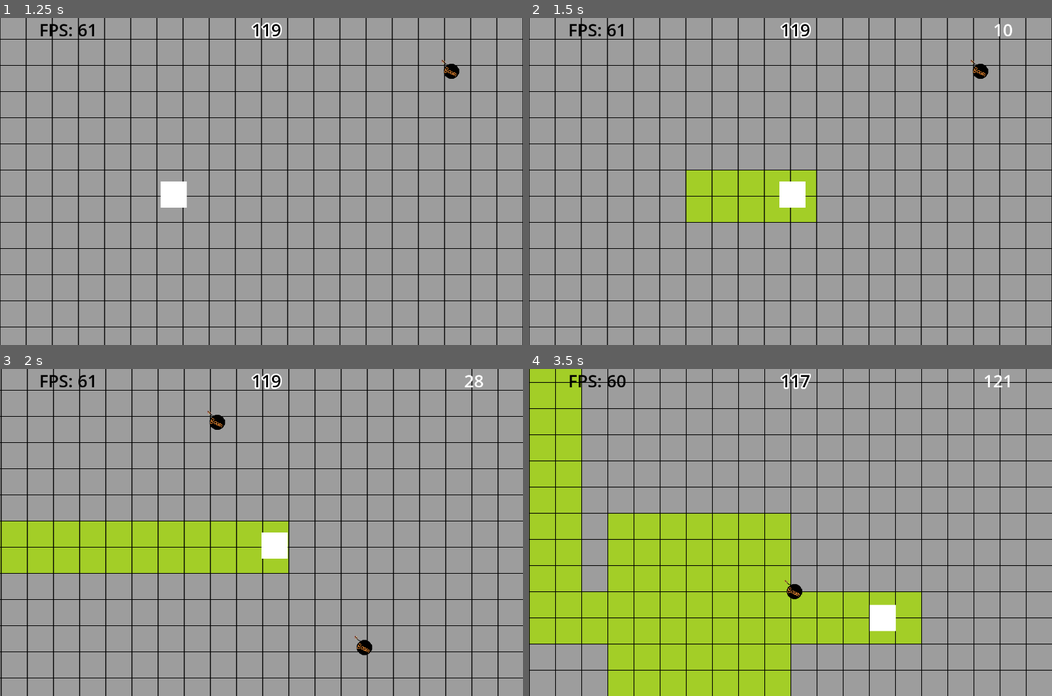
Above: before the commit, frames 1-4 (two rows, left to right).
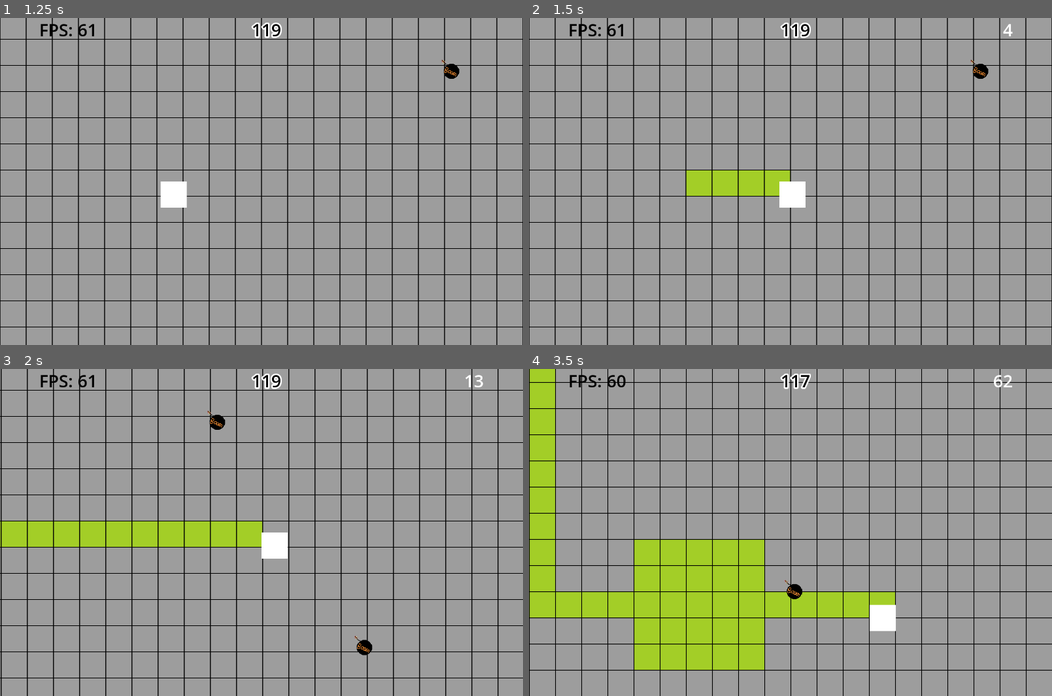
Above: after the commit, the same moments.

Repository: NIK-98/Paint_The_Ground
Game: Godot game, scene res://sceens/level.tscn
Two runs of this game, one before a commit and one after it. Both use one fixed random seed, a clock stepped at 60 frames per second and the inputs below. This scene is started directly instead of the project's main scene.
Inputs:
- Up to frame 1 (1.25 s): click "Start Game" at 0.5 s
- Up to frame 2 (1.5 s): hold D (right) from 1.28 s (still down)
- Up to frame 3 (2 s): keep holding D (right)
- Up to frame 4 (3.5 s): release D (right) at 2.03 s; hold S (down) 2.03-2.78 s; hold D (right) from 2.78 s (still down)

Frame 1 is identical in both runs. In frame 2, 2.1% of the frame differs, in the area x 30-93%, y 1-63%; in frame 3, 4.2%; in frame 4, 15%, in the area x 0-93%, y 0-100%.
Error in both runs: Attempt to call function 'get_node' in base 'null instance' on a null instance. (res://scripts/player.gd:32)

Commit message:
performance update ground färben verlangsermt

Diff:
--- a/sceens/level.tscn
+++ b/sceens/level.tscn
@@ -112,6 +112,8 @@
 player_sceen = ExtResource("2_yu47c")
 score_label = ExtResource("3_eqqiv")
 
+[node name="Camera2D" type="Camera2D" parent="."]
+
 [node name="floor" type="TileMap" parent="."]
 tile_set = SubResource("TileSet_6pxfk")
 collision_animatable = true
--- a/scripts/bombe.gd
+++ b/scripts/bombe.gd
@@ -3,7 +3,7 @@
 @onready var map = get_parent().get_parent().get_node("floor")
 @onready var level = get_parent().get_parent()
 
-const  bomb_radius = 64*3
+const  bomb_radius = 64*2
 
 
 @rpc("any_peer","call_local")
@@ -13,4 +13,4 @@
 			var tile_position = map.local_to_map(Vector2i(clean.position.x+x,clean.position.y+y))
 			map.set_cell(0,tile_position,cell,Vector2i(0,0))
 	clean.queue_free()
-	level.spawn_new_bombe(id, 64)
+	level.spawn_new_bombe(id)
--- a/scripts/level.gd
+++ b/scripts/level.gd
@@ -7,7 +7,6 @@
 @onready var bombe = preload("res://sceens/bombe.tscn")
 @onready var Bomben = get_node("Bomben")
 
-var old_spawn_bomb: Vector2
 const bomb_spawn_genzen = 64
 
 var old_spawn: Vector2
@@ -15,6 +14,7 @@
 
 func _ready():
 	$CanvasLayer/Time.visible = false
+	$Camera2D.enabled = false
 	# We only need to spawn players on the server.
 	multiplayer.server_disconnected.connect(verbindung_verloren)
 	if not multiplayer.is_server():
@@ -87,17 +87,13 @@
 		if Bomben.get_child(c).is_in_group("boom"):
 			Bomben.get_child(c).queue_free()
 	for i in range(anzahl):
-		spawn_new_bombe(id, 64)
+		spawn_new_bombe(id)
 
 
 @rpc("call_local")
-func spawn_new_bombe(id: int,abstand: int):
+func spawn_new_bombe(id: int):
 	var new_bombe = bombe.instantiate()
 	var randpos = Vector2(randi_range(bomb_spawn_genzen,Global.Spielfeld_Size.x-bomb_spawn_genzen),randi_range(bomb_spawn_genzen,Global.Spielfeld_Size.y-bomb_spawn_genzen))
-	if randpos == old_spawn_bomb*abstand:
-		old_spawn_bomb = randpos
-		reset_bomben(id, Global.Start_bomben_limit)
-		return
 	new_bombe.name = "bombe"
 	new_bombe.position = randpos
 	Bomben.add_child(new_bombe)
--- a/scripts/player.gd
+++ b/scripts/player.gd
@@ -123,10 +123,10 @@
 
 
 func painter(name: String):
-	for i in range(len(get_parent().get_children())):
-		if get_parent().get_node(name) != null and get_parent().get_child(i).name == name:
+	for i in get_parent().get_child_count():
+		if get_parent().get_child(i).name == name:
 			color_cell = i+1
-			paint.rpc(i+1)
+	paint.rpc(color_cell)
 
 
 @rpc("any_peer","call_local")
@@ -143,14 +143,13 @@
 	var radius = Vector2i($Color.size.x,$Color.size.y)
 	var tile_position_top_left = map.local_to_map(Vector2i(position.x,position.y))
 	var tile_position_down_right = map.local_to_map(Vector2i(position.x+radius.x,position.y+radius.y))
-	if tile_position_down_right not in map.get_used_cells(0):
+	if tile_position_down_right in map.get_used_cells_by_id(0,tile,tile_position_down_right):
 		return
-	if tile_position_top_left not in map.get_used_cells(0):
+	if tile_position_top_left in map.get_used_cells_by_id(0,tile,tile_position_top_left):
 		return
-	for x in range(0, radius.x):
-		for y in range(0, radius.y):
-			var tile_position = map.local_to_map(Vector2i(position.x+x,position.y+y))
-			map.set_cell(0,tile_position,tile,Vector2i(0,0))
+	var tile_position = map.local_to_map(Vector2i(position.x,position.y))
+	map.set_cell(0,tile_position,tile,Vector2i(0,0))
+
 
 func color_change(name: String):
 	for i in range(len(get_parent().get_children())):
